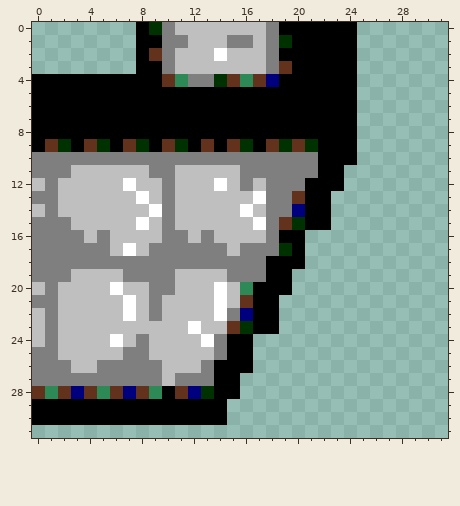
Pixel-art sprite -- wall/flagstone/flagstone_9.base.111.png. This is how it looked before the edit.
The file is 32x32 pixels.
Now the later version:
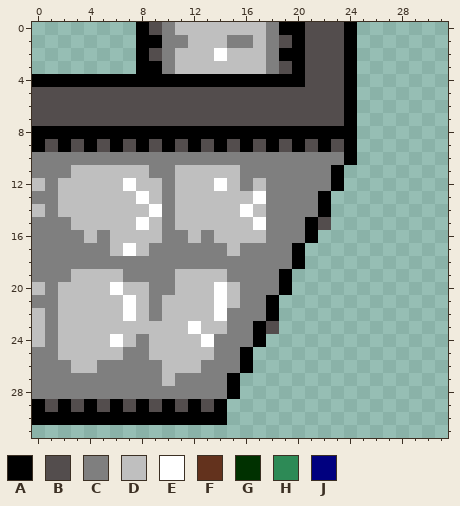
Palette (. is transparent): A #000000  B #534d4d  C #7f7f7f  D #bfbfbf  E #ffffff  F #63321d  G #003100  H #2d8a56  J #00007f
The exact change:
@@ x 0..31 @@
- 0 ........AGCDDDDDDDCAAAAAA.......
- 1 ........AACCDDDCCDCGAAAAA.......
- 2 ........AFCDDDEDDDCAAAAAA.......
- 3 ........AACDDDDDDDCFAAAAA.......
- 4 AAAAAAAAAAFHCCGFHFJAAAAAA.......
- 5 AAAAAAAAAAAAAAAAAAAAAAAAA.......
- 6 AAAAAAAAAAAAAAAAAAAAAAAAA.......
- 7 AAAAAAAAAAAAAAAAAAAAAAAAA.......
+ 0 ........ABCDDDDDDDCAABBBA.......
+ 1 ........AACCDDDCCDCBABBBA.......
+ 2 ........ABCDDDEDDDCAABBBA.......
+ 3 ........AACDDDDDDDCBABBBA.......
+ 4 AAAAAAAAAAAAAAAAAAAAABBBA.......
+ 5 BBBBBBBBBBBBBBBBBBBBBBBBA.......
+ 6 BBBBBBBBBBBBBBBBBBBBBBBBA.......
+ 7 BBBBBBBBBBBBBBBBBBBBBBBBA.......
  8 AAAAAAAAAAAAAAAAAAAAAAAAA.......
- 9 AFGAFGAFGAFGAFAFGAFGFGAAA.......
-10 CCCCCCCCCCCCCCCCCCCCCCAAA.......
-11 CCCDDDDDDCCDDDDDCCCCCCAA........
-12 DCDDDDDEDDCDDDEDCDCCCAAA........
-13 CCDDDDDDEDCDDDDDDECCFAA.........
-14 DCDDDDDDDECDDDDDEDCCJAA.........
-15 CCCDDDDDEDCDDDDDDECFGAA.........
-16 CCCCDCDDDDCCDCDDDDCAA...........
-17 CCCCCCDEDCCCCCCDCCCGA...........
-18 CCCCCCCCCCCCCCCCCCAAA...........
-19 CCCDDDDCCCCDDDDCCCAA............
-20 DCDDDDEDDCCDDDEDHAAA............
-21 CCDDDDDEDCDDDDEDFAA.............
-22 DCDDDDDEDCDDDDECJAA.............
-23 DCDDDDDDDDDDEDDFGAA.............
-24 DCDDDDEDCDDDDECAA...............
-25 CCDDDDDCCDDDDDCAA...............
-26 CCCDDCCCCCDDDCAAA...............
-27 CCCCCCCCCCDCCCAA................
-28 FHFJFHFJFHAFJGAA................
-29 AAAAAAAAAAAAAAA.................
+ 9 ABABABABABABABABABABABABA.......
+10 CCCCCCCCCCCCCCCCCCCCCCCCA.......
+11 CCCDDDDDDCCDDDDDCCCCCCCA........
+12 DCDDDDDEDDCDDDEDCDCCCCCA........
+13 CCDDDDDDEDCDDDDDDECCCCA.........
+14 DCDDDDDDDECDDDDDEDCCCCA.........
+15 CCCDDDDDEDCDDDDDDECCCAB.........
+16 CCCCDCDDDDCCDCDDDDCCCA..........
+17 CCCCCCDEDCCCCCCDCCCCA...........
+18 CCCCCCCCCCCCCCCCCCCCA...........
+19 CCCDDDDCCCCDDDDCCCCA............
+20 DCDDDDEDDCCDDDEDCCCA............
+21 CCDDDDDEDCDDDDEDCCA.............
+22 DCDDDDDEDCDDDDECCCA.............
+23 DCDDDDDDDDDDEDDCCAB.............
+24 DCDDDDEDCDDDDECCCA..............
+25 CCDDDDDCCDDDDDCCA...............
+26 CCCDDCCCCCDDDCCCA...............
+27 CCCCCCCCCCDCCCCA................
+28 CCCCCCCCCCCCCCCA................
+29 ABABABABABABABA.................
 30 AAAAAAAAAAAAAAA.................
Boxes around the changes in both pictures, in picture pixels (x1, y1, x2, y2):
changed: (32, 22, 344, 412)
